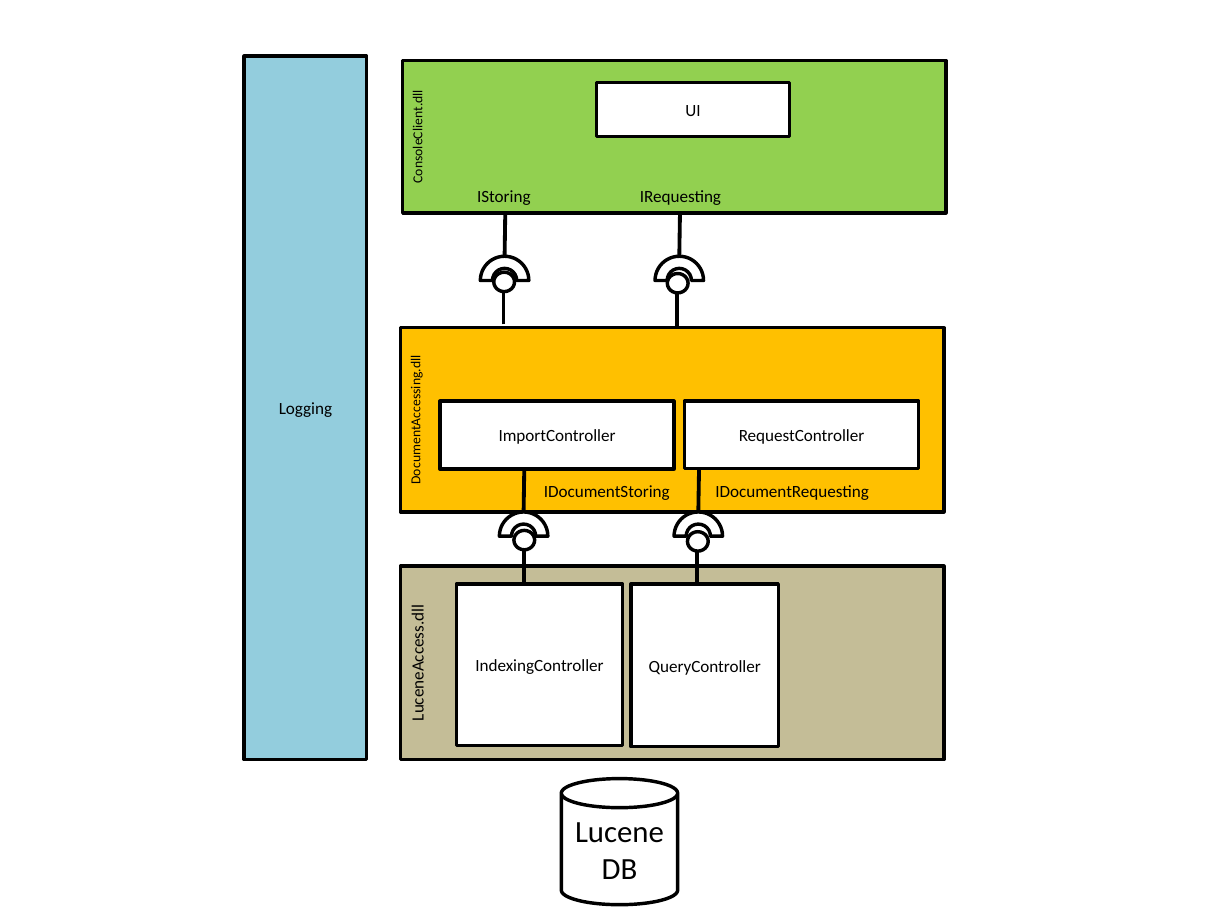
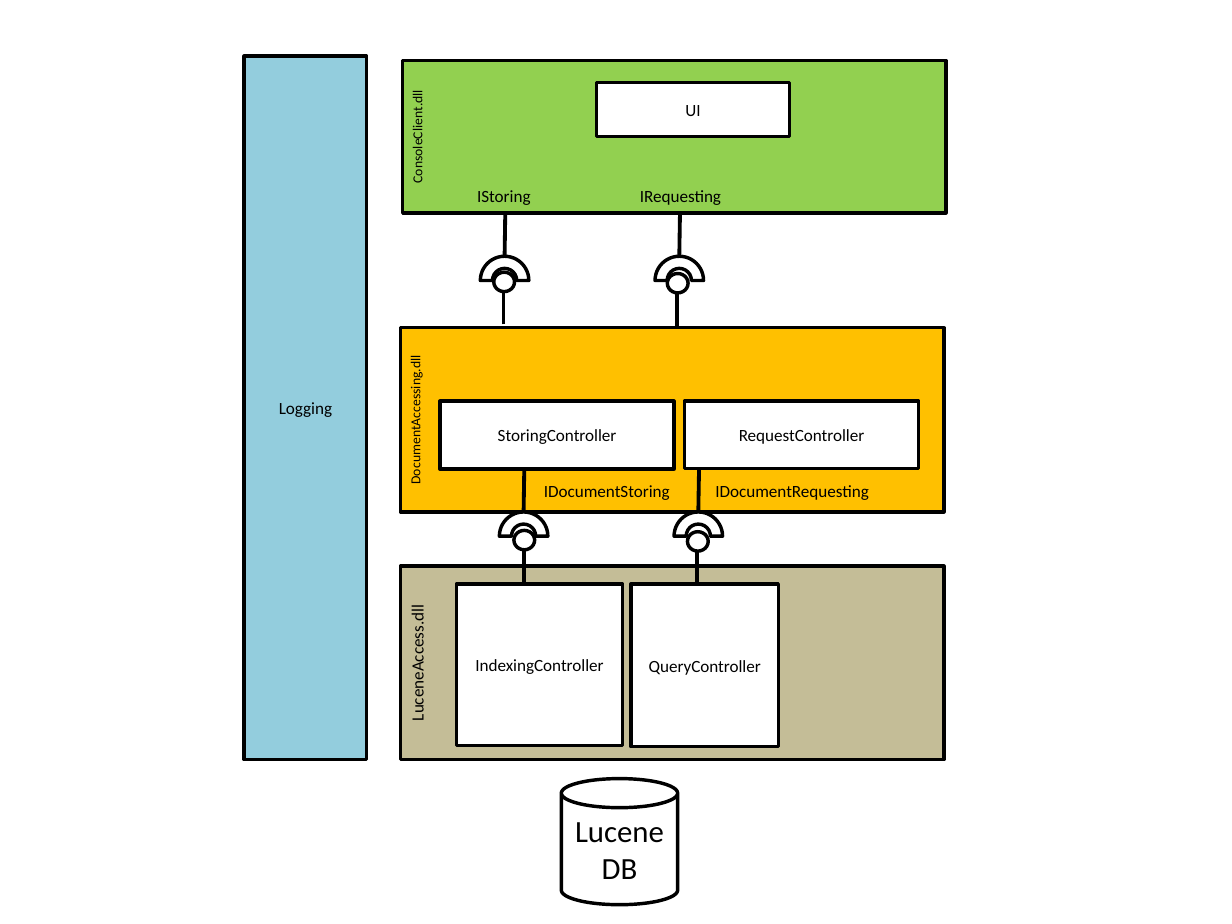
Before and after one commit to MrMame/Doci, a slide deck: slide 3 of documentation/Architecture_v0.1.0.pptx. Drawn at 1232x924 pixels with LibreOffice and Linux fonts; fonts in the diff are those of the drawing. Boxes give left, top, right and bottom in pixels: in the first picture for what was removed or moved away, otherwise in the second. Text is boxed around its words. In the diff, an @@ line names an element or a change of style, - is before the commit and + after.

Commit message:
changed ImportController into StoringController

```diff
--- a/documentation/Architecture_v0.1.0.pptx
+++ b/documentation/Architecture_v0.1.0.pptx
@@ text in rectangle at box(498, 429, 617, 444): text changed @@
-ImportController
+StoringController
```
